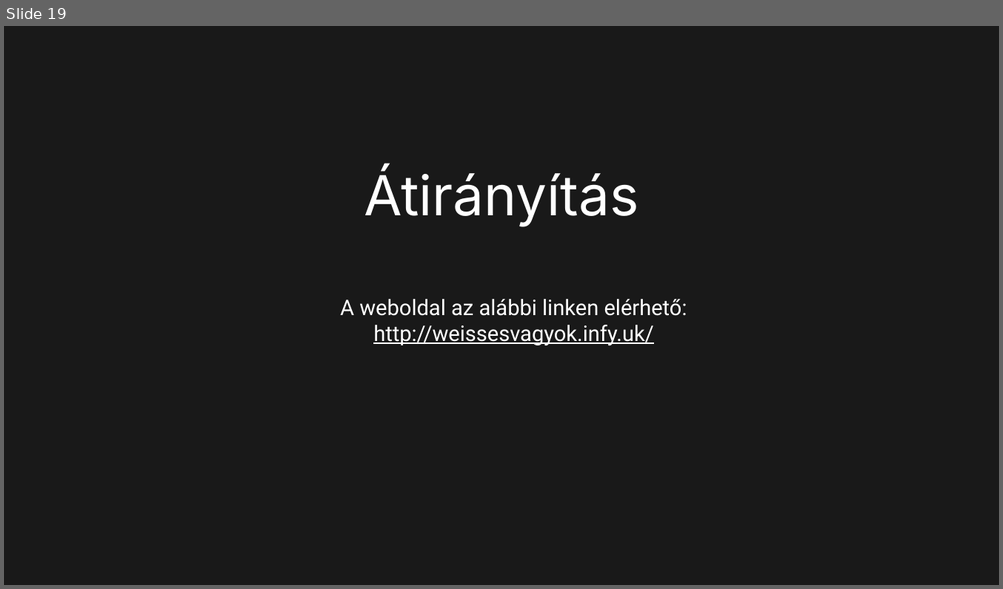
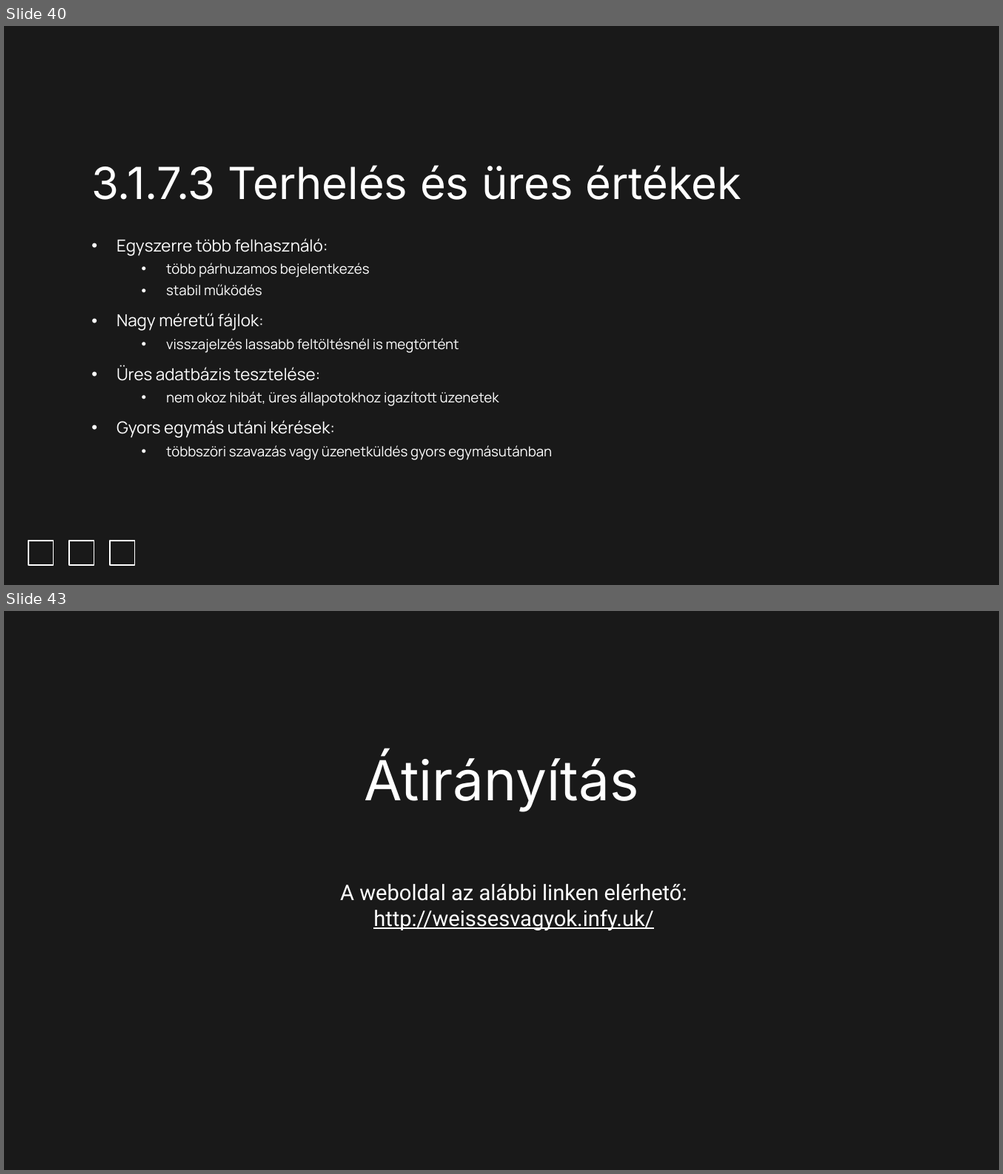
Before and after one commit to Dominik488/ViszgaRemek, a slide deck: documentation.pptx. Shown one above the other, each under a label of ours: slide 19 before the commit, slides 40 and 43 after it; the slides between them are not shown. The pictures are 1003x589 and 1003x1174 pixels, drawn with LibreOffice and Linux fonts; fonts in the diff are those of the drawing; background and template pictures are left out. Boxes give left, top, right and bottom in pixels: in the first picture for what was removed or moved away, otherwise in the second. Text is boxed around its words. In the diff, an @@ line names an element or a change of style, - is before the commit and + after.

```diff
--- a/documentation.pptx
+++ b/documentation.pptx
@@ slide 40 added at (4, 26, 999, 585), background #191919 @@
@@ title added at (91, 165, 741, 200), 32 pt, text #FFFFFF @@
+3.1.7.3 Terhelés és üres értékek
@@ subtitle added at (116, 238, 552, 460), 10 pt, text #FFFFFF @@
+• Egyszerre több felhasználó:
+  • több párhuzamos bejelentkezés
+  • stabil működés
+• Nagy méretű fájlok:
+  • visszajelzés lassabb feltöltésnél is megtörtént
+• Üres adatbázis tesztelése:
+  • nem okoz hibát, üres állapotokhoz igazított üzenetek
+• Gyors egymás utáni kérések:
+  • többszöri szavazás vagy üzenetküldés gyors egymásutánban
@@ rectangle added at (29, 541, 54, 566), outline #FFFFFF 0.75 pt @@
@@ rectangle added at (70, 541, 94, 566), outline #FFFFFF 0.75 pt @@
@@ rectangle added at (109, 541, 134, 566), outline #FFFFFF 0.75 pt @@
@@ what was slide 19 is now slide 43 @@
```
Also in this commit, not shown: 12 slides changed, 22 other slides added, 4 slides removed.
